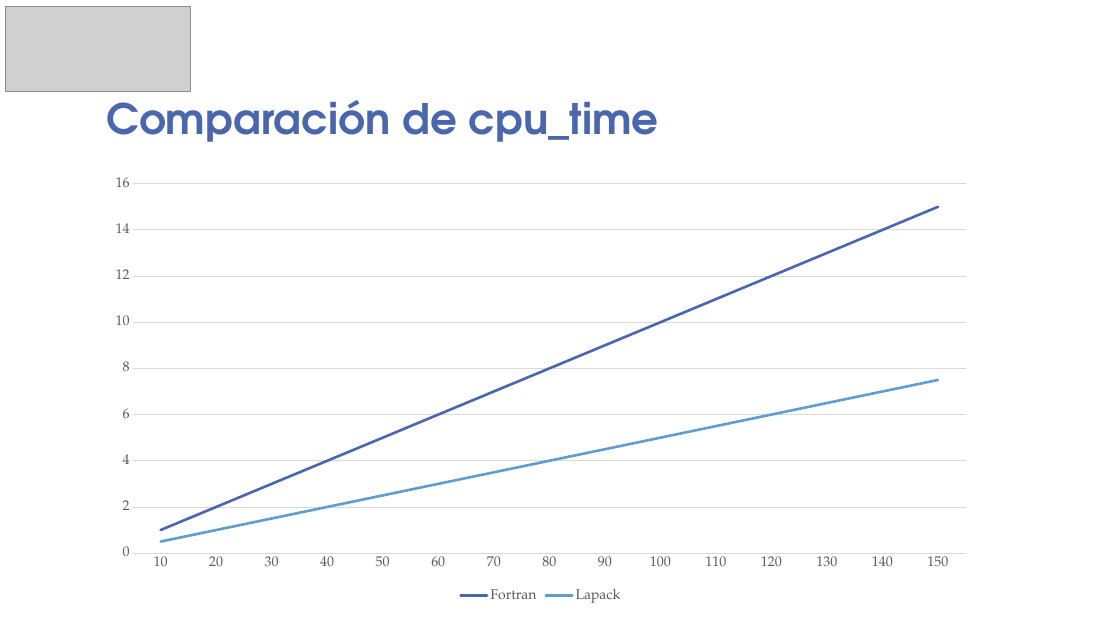
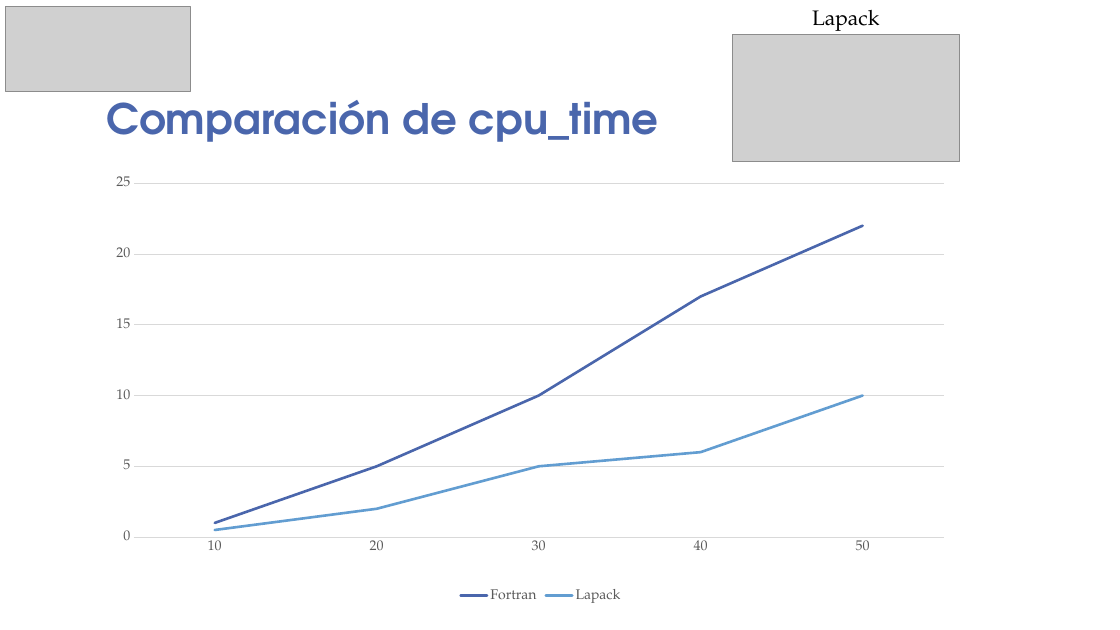
Before and after one commit to guaguaUPM/UPM, a slide deck: slide 9 of lu-lapack.pptx (slide 7 before the commit). Drawn at 1120x630 pixels with LibreOffice and Linux fonts; fonts in the diff are those of the drawing; grey boxes stand for pictures; background and template pictures are left out. Boxes give left, top, right and bottom in pixels: in the first picture for what was removed or moved away, otherwise in the second. Text is boxed around its words. In the diff, an @@ line names an element or a change of style, - is before the commit and + after.

```diff
--- a/lu-lapack.pptx
+++ b/lu-lapack.pptx
@@ text added at [812, 10, 879, 31], 18 pt, text #000000 @@
+Lapack
@@ picture added at [732, 34, 960, 162] @@
@@ line chart at [97, 168, 983, 606] @@
-categories: 10, 20, 30, 40, 50, 60, 70, 80, 90, 100, 110, 120, 130, 140, 150
+categories: 10, 20, 30, 40, 50
-Fortran: 1, 2, 3, 4, 5, 6, 7, 8, 9, 10, 11, 12, 13, 14, 15
+Fortran: 1, 5, 10, 17, 22
-Lapack: 0.5, 1, 1.5, 2, 2.5, 3, 3.5, 4, 4.5, 5, 5.5, 6, 6.5, 7, 7.5
+Lapack: 0.5, 2, 5, 6, 10
@@ plot area changed @@
```
Also in this commit, not shown: 6 other slides changed, 2 slides added.
